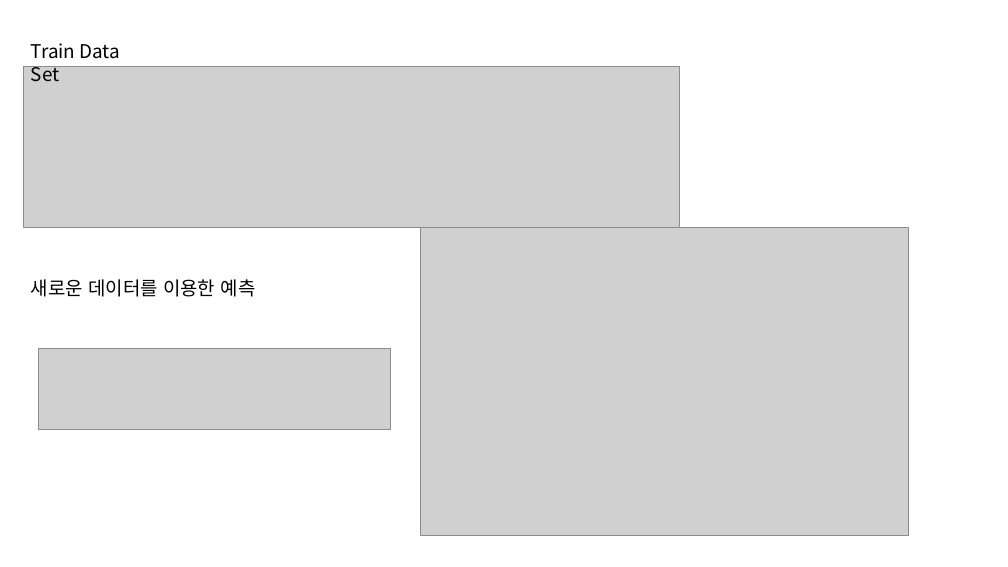
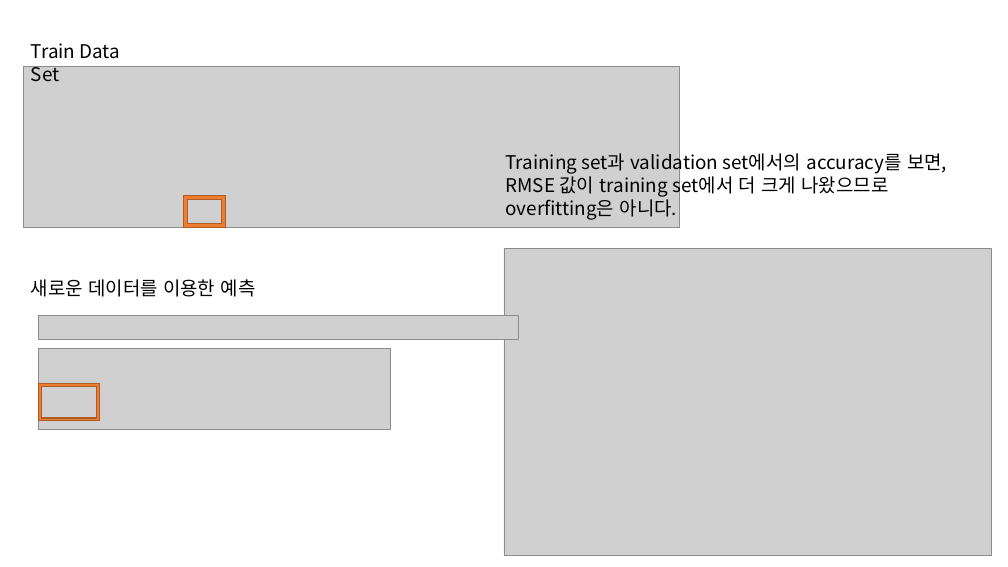
Before and after one commit to nyeoni/R-bike-analysis, a slide deck: slide 15 of FinalProject.pptx (slide 17 before the commit). Drawn at 1008x567 pixels with LibreOffice and Linux fonts; fonts in the diff are those of the drawing; grey boxes stand for pictures. Boxes give left, top, right and bottom in pixels: in the first picture for what was removed or moved away, otherwise in the second. Text is boxed around its words. In the diff, an @@ line names an element or a change of style, - is before the commit and + after.

```diff
--- a/FinalProject.pptx
+++ b/FinalProject.pptx
@@ text added at (505,150,947,220), 18 pt, text #000000 @@
+Training set과 validation set에서의 accuracy를 보면, RMSE 값이 training set에서 더 크게 나왔으므로 overfitting은 아니다.
@@ frame added at (183,196,225,228), fill #ED7D31, outline #AF5C24 1 pt @@
@@ picture: place and size @@
-picture at (420,228,908,535)
+picture at (504,248,992,556)
@@ picture added at (39,316,519,340) @@
@@ frame added at (39,383,100,420), fill #ED7D31, outline #AF5C24 1 pt @@
```
Also in this commit, not shown: 9 other slides changed, 3 slides added, 5 slides removed, 1 other file.
